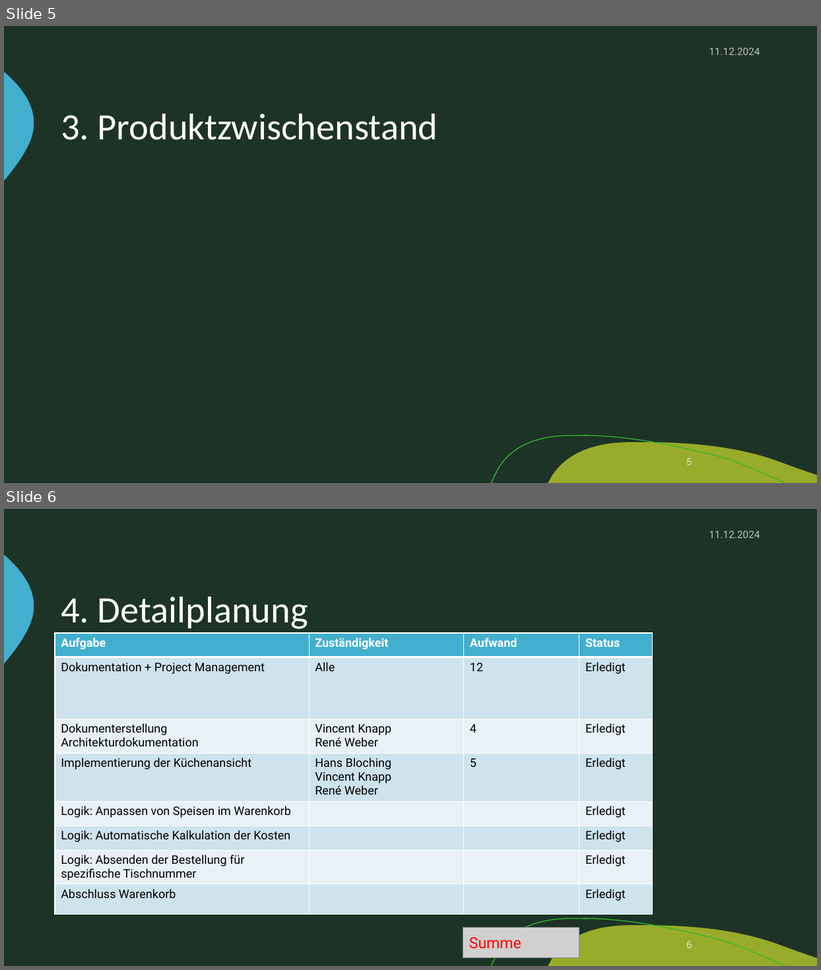
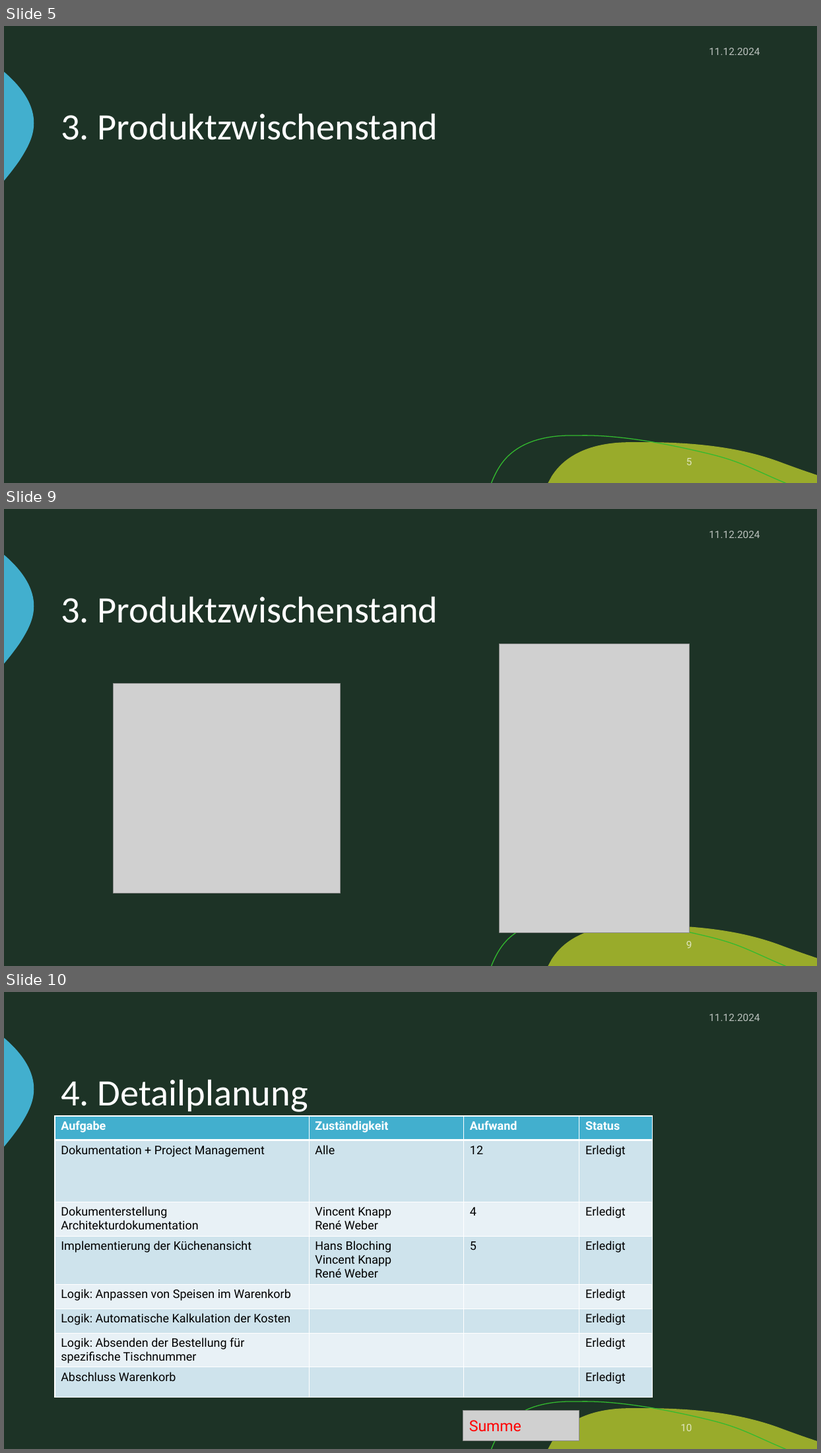
Before and after one commit to zIExpantion/ZumGelbenBach, a slide deck: Dokumente/Sprint-Backlog/Sprint-Backlog2.pptx. Shown one above the other, each under a label of ours: slides 5 and 6 before the commit, slides 5, 9 and 10 after it; the slides between them are not shown. The pictures are 821x970 and 821x1453 pixels, drawn with LibreOffice and Linux fonts; fonts in the diff are those of the drawing; grey boxes stand for pictures; background and template pictures are left out. Boxes give left, top, right and bottom in pixels: in the first picture for what was removed or moved away, otherwise in the second. Text is boxed around its words. In the diff, an @@ line names an element or a change of style, - is before the commit and + after.

```diff
--- a/Dokumente/Sprint-Backlog/Sprint-Backlog2.pptx
+++ b/Dokumente/Sprint-Backlog/Sprint-Backlog2.pptx
@@ slide 9 added at <box>4,509,817,966</box>, background #1D3326; not listed: 3 template elements that a slide beside it also shows @@
@@ text added at <box>709,531,760,538</box>, 12 pt, text #FFFFFF at 70% opacity @@
+11.12.2024
@@ title added at <box>61,596,438,623</box>, 44 pt, text #FFFFFF @@
+3. Produktzwischenstand
@@ picture added at <box>499,644,690,933</box> @@
@@ picture added at <box>113,683,340,893</box> @@
@@ page number added at <box>686,941,692,949</box>, 12 pt, text #FFFFFF at 70% opacity @@
+9
@@ what was slide 6 is now slide 10 @@
@@ page number at <box>680,1424,692,1432</box>: text changed @@
-6
+10
```
Also in this commit, not shown: 3 other slides added.
